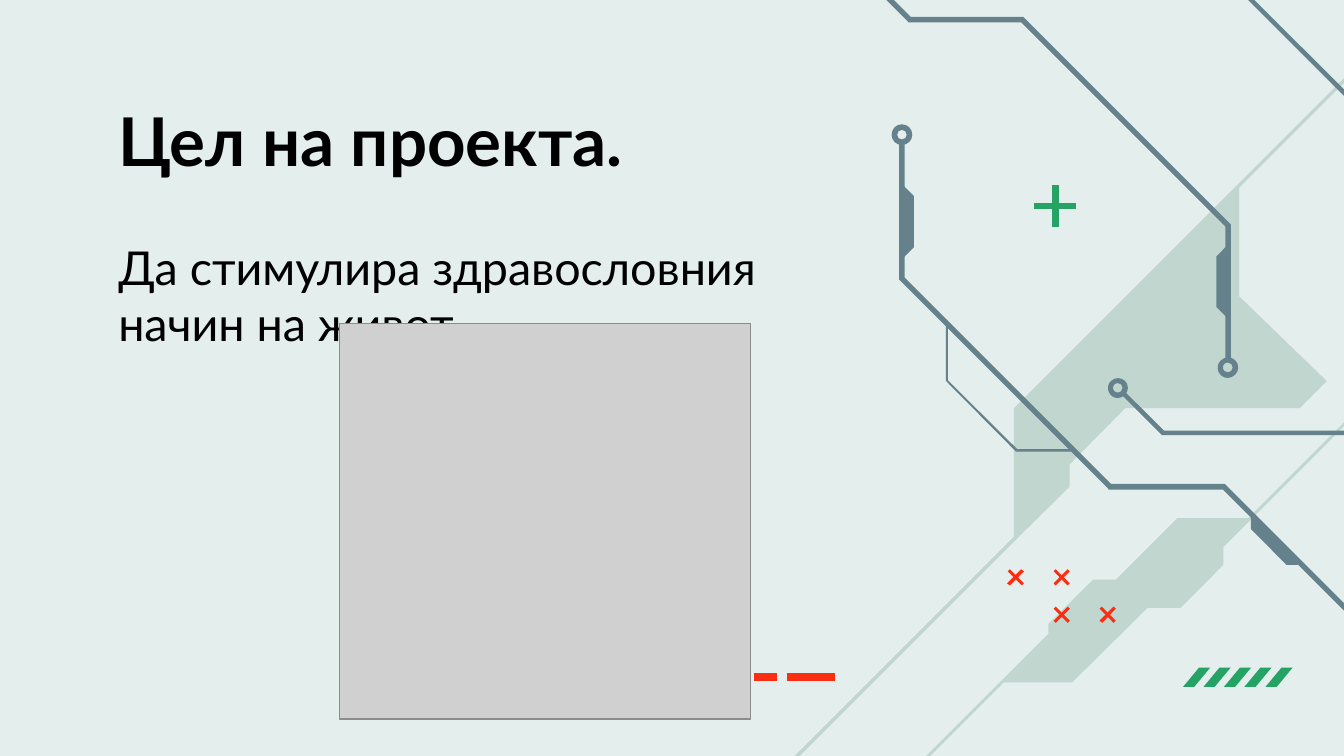
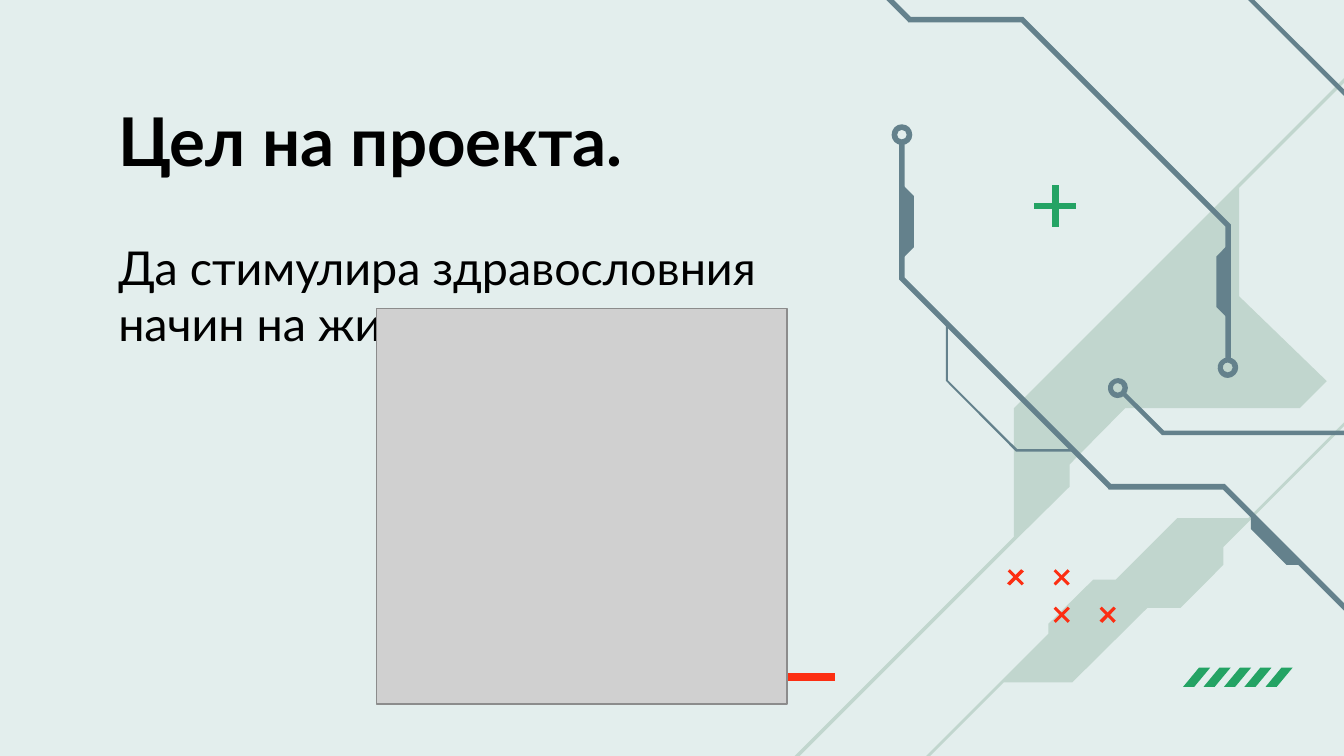
Before and after one commit to DunevTsvetomir/HACKTUES11, a slide deck: slide 3 of Smart Mat.pptx. Drawn at 1344x756 pixels with LibreOffice and Linux fonts; fonts in the diff are those of the drawing; grey boxes stand for pictures. Boxes give left, top, right and bottom in pixels: in the first picture for what was removed or moved away, otherwise in the second. Text is boxed around its words. In the diff, an @@ line names an element or a change of style, - is before the commit and + after.

```diff
--- a/Smart Mat.pptx
+++ b/Smart Mat.pptx
@@ picture moved from (x1=340, y1=324, x2=750, y2=719) to (x1=376, y1=309, x2=786, y2=704) @@
@@ freeform shape removed at (x1=754, y1=673, x2=778, y2=681) @@
```
Also in this commit, not shown: 6 other slides changed, 4 other files.
